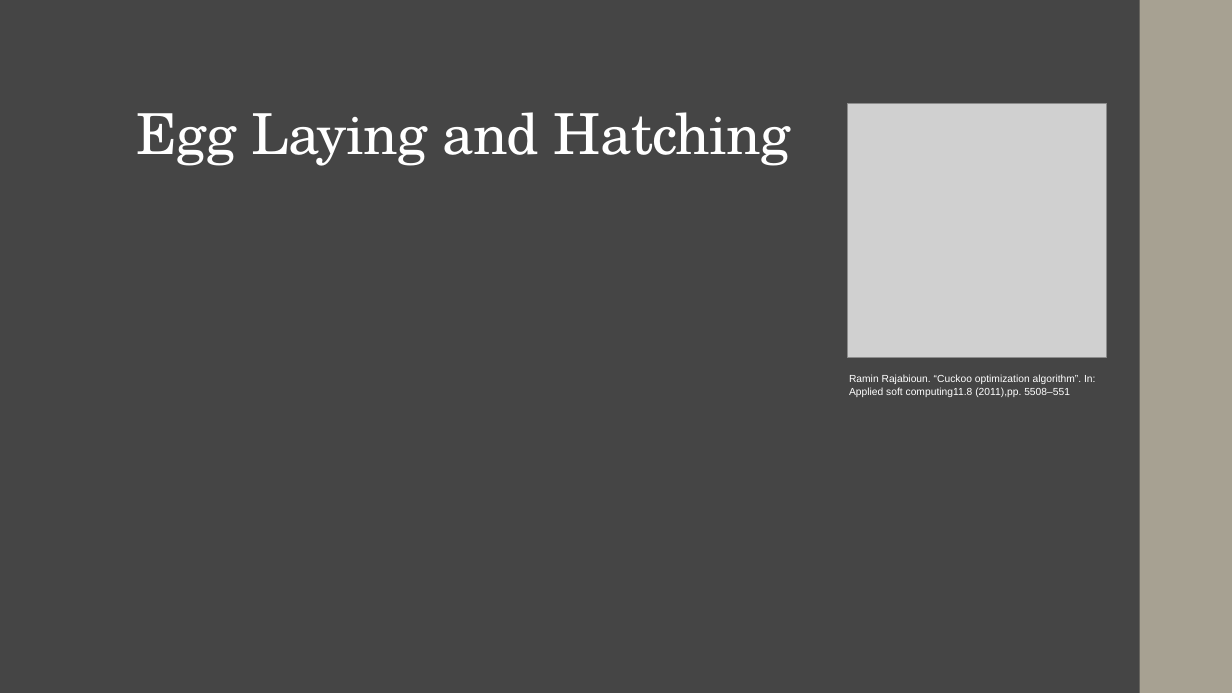
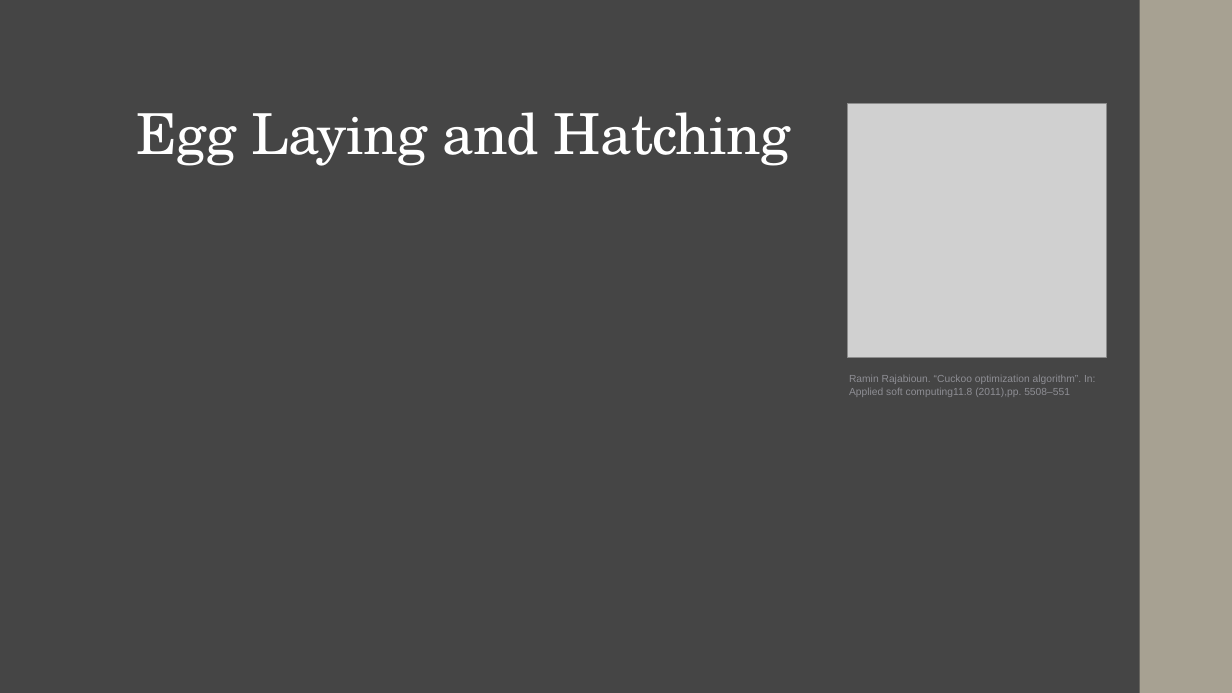
Before and after one commit to jwhowes/project, a slide deck: slide 6 of presentation_1_shorter.pptx. Drawn at 1232x693 pixels with LibreOffice and Linux fonts; fonts in the diff are those of the drawing; grey boxes stand for pictures. Boxes give left, top, right and bottom in pixels: in the first picture for what was removed or moved away, otherwise in the second. Text is boxed around its words. In the diff, an @@ line names an element or a change of style, - is before the commit and + after.

```diff
--- a/presentation_1_shorter.pptx
+++ b/presentation_1_shorter.pptx
@@ text "Ramin Rajabioun. “Cuckoo optimization algorithm”. ..." at (849, 375, 1095, 397): text colour #FFFFFF to #8E8E94 @@
```
Also in this commit, not shown: 5 other slides changed.
